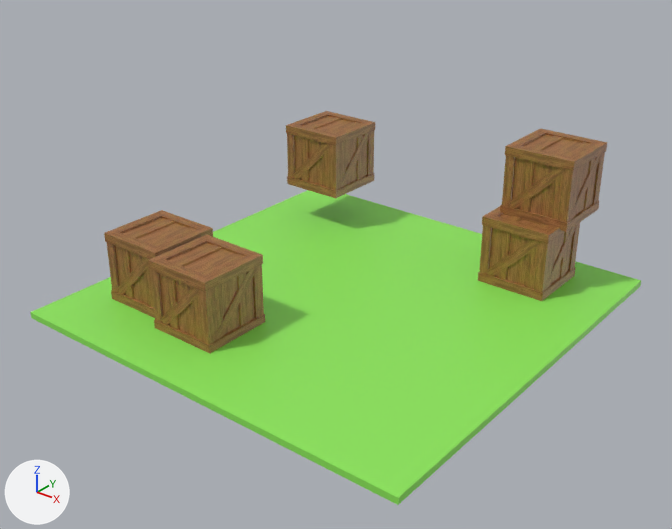
Two versions of the glTF model assets/animation_2.glb, one commit apart.
Both versions are drawn from a 50 mm camera at (7.53, -9.65, 6.54) aimed at (0.18, -0.46, 0.84). Every picture has the same lights, and +X, +Y and +Z are marked at lower left. Where no turn or scale is listed for an object, it has been applied to the vertices.

In view in the first picture: 'Plane', 'Prop_Crate', 'Prop_Crate.001', 'Prop_Crate.002', 'Prop_Crate.003', 'Prop_Crate.004'.
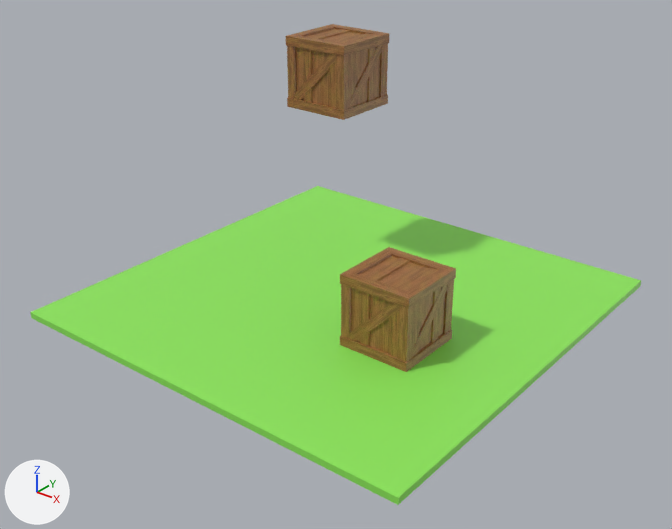
Edits to the bpy script that builds the scene:
```text
Remove ob_prop_crate:
    ob_prop_crate = bpy.data.objects.new('Prop_Crate', me_cube)
    ob_prop_crate.location = (-2.09, -1.68, 0.62)
Change ob_prop_crate_001:
    ob_prop_crate_001.location: (-0.94, -1.87, 0.61) -> (1.35, -0.62, 0.62)
Remove ob_prop_crate_002:
    ob_prop_crate_002 = bpy.data.objects.new('Prop_Crate.002', me_cube)
    ob_prop_crate_002.location = (1.8, 2.2, 0.62)
Remove ob_prop_crate_003:
    ob_prop_crate_003 = bpy.data.objects.new('Prop_Crate.003', me_cube)
    ob_prop_crate_003.location = (1.91, 2.54, 1.65)
Change ob_prop_crate_004:
    ob_prop_crate_004.location: (-2.11, 2.27, 1.24) -> (-1.06, 1.13, 3.08)
```

What differs and where, as boxes [x1, y1, x2, y2] in the pictures (672 x 529 px):
'Prop_Crate.001', moved
    before: [148, 234, 265, 353]
    after: [340, 247, 456, 372]
'Prop_Crate.004', moved
    before: [286, 111, 375, 198]
    after: [286, 24, 389, 120]
'Prop_Crate.003', deleted (brown)
    before: [500, 128, 607, 232]
'Prop_Crate.002', deleted (brown)
    before: [478, 207, 580, 301]
'Prop_Crate', deleted (brown)
    before: [104, 210, 213, 318]
